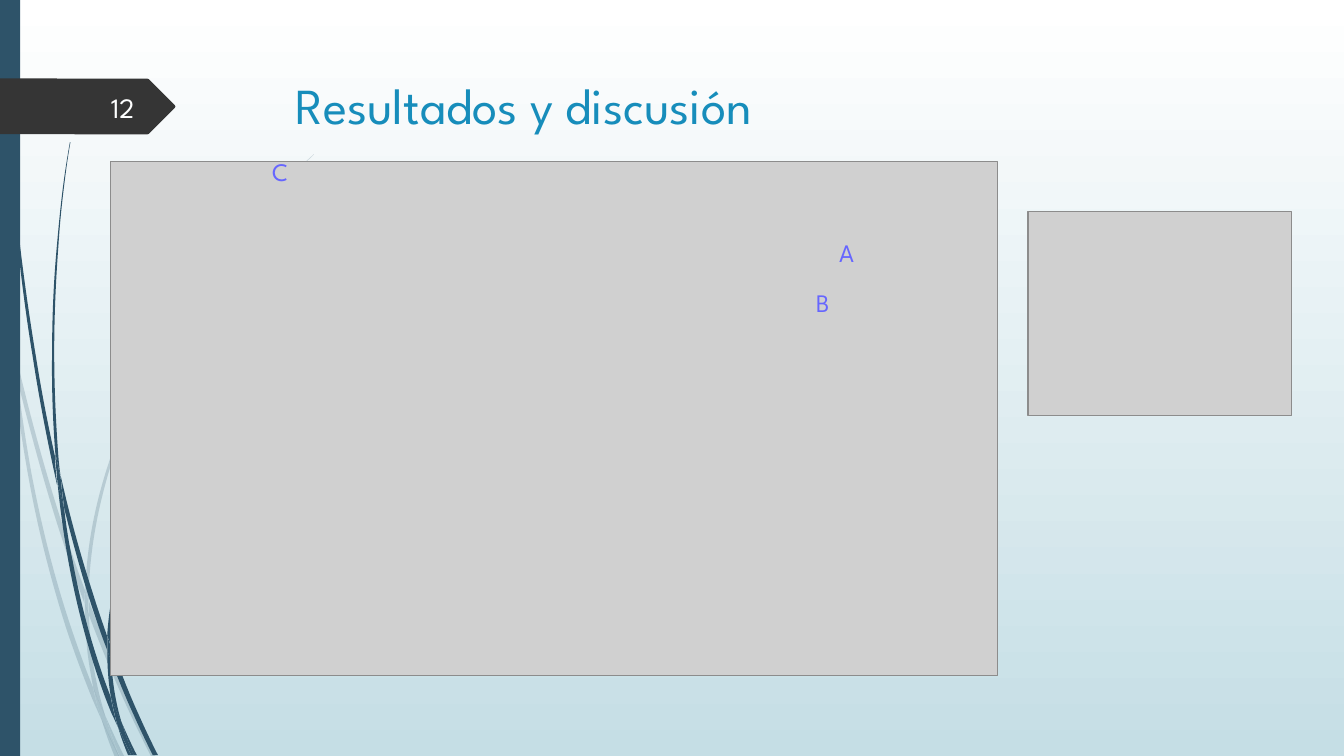
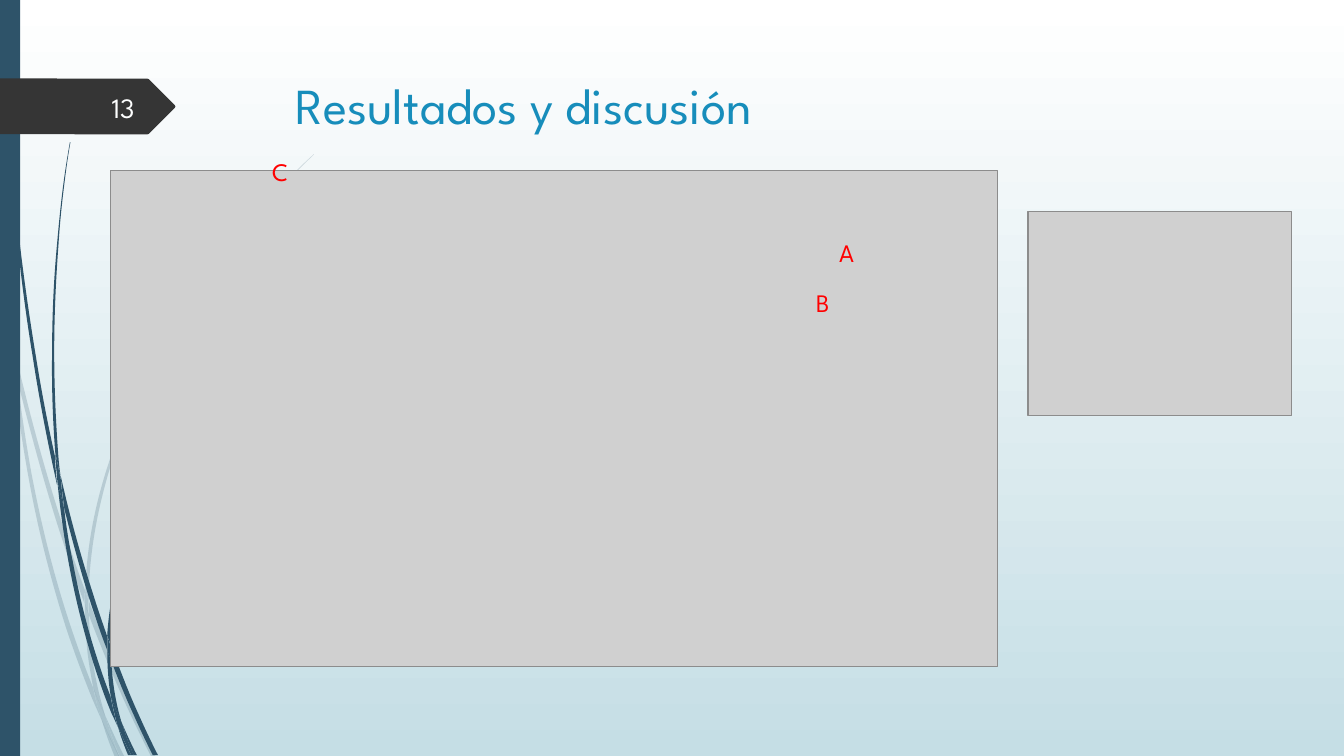
Before and after one commit to jsbarbosa/organica3, a slide deck: slide 13 of 5-AcilacionFC/seminario/AcilacionFC.ppt (slide 12 before the commit). Drawn at 1344x756 pixels with LibreOffice and Linux fonts; fonts in the diff are those of the drawing; grey boxes stand for pictures. Boxes give left, top, right and bottom in pixels: in the first picture for what was removed or moved away, otherwise in the second. Text is boxed around its words. In the diff, an @@ line names an element or a change of style, - is before the commit and + after.

```diff
--- a/5-AcilacionFC/seminario/AcilacionFC.ppt
+++ b/5-AcilacionFC/seminario/AcilacionFC.ppt
@@ page number at [112,99,135,119]: text changed @@
-12
+13
@@ picture: place and size @@
-picture at [111,161,997,675]
+picture at [111,170,997,666]
@@ text colour #6666FF to #FF0000 in 3 elements at [272,155,288,182], [839,245,854,262], [816,295,829,312] @@
```
Also in this commit, not shown: 4 other slides changed, 1 slide added, 16 other files.
